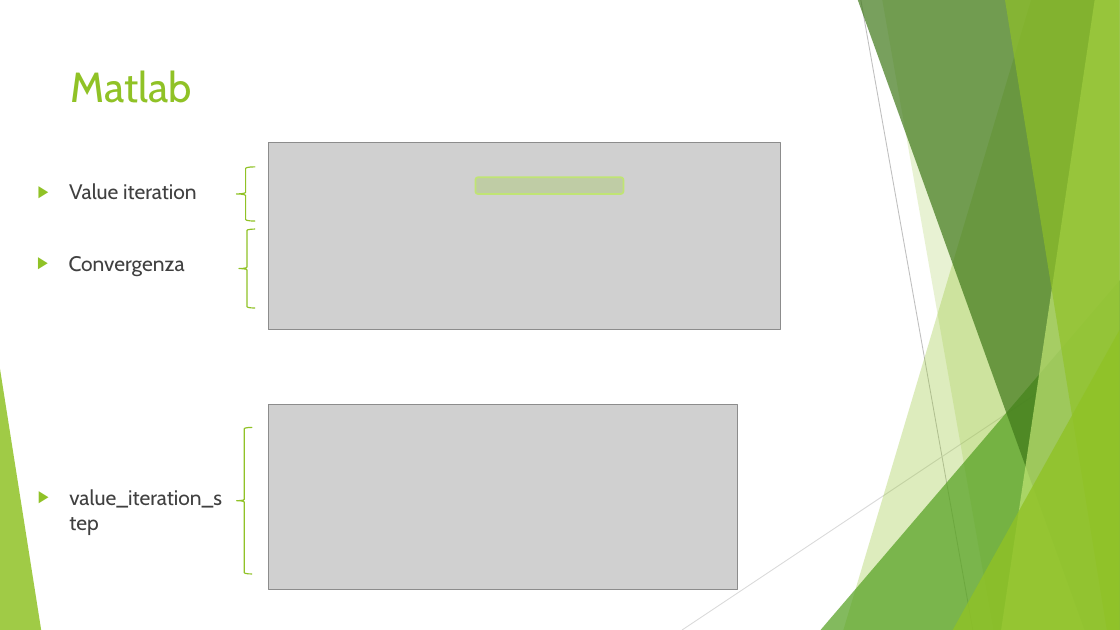
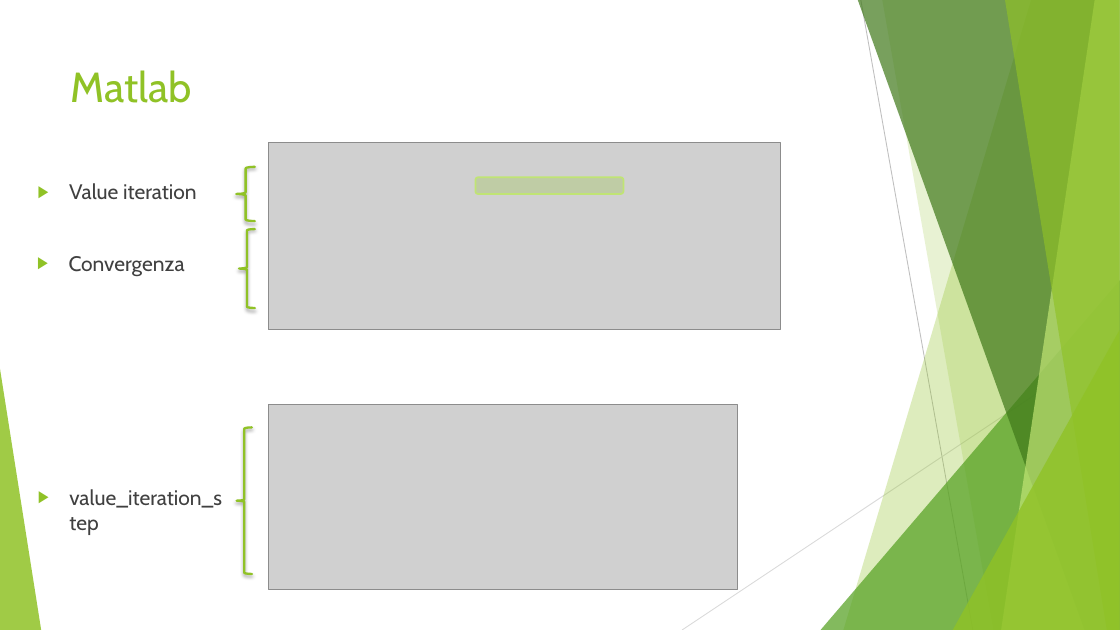
Before and after one commit to costanzagiacona/MRL, a slide deck: slide 15 of Gambler.pptx. Drawn at 1120x630 pixels with LibreOffice and Linux fonts; fonts in the diff are those of the drawing; grey boxes stand for pictures. Boxes give left, top, right and bottom in pixels: in the first picture for what was removed or moved away, otherwise in the second. Text is boxed around its words. In the diff, an @@ line names an element or a change of style, - is before the commit and + after.

```diff
--- a/Gambler.pptx
+++ b/Gambler.pptx
@@ outline #90C226 1 pt to #90C226 2 pt; shadow on in 3 elements at (236, 167, 255, 222), (239, 229, 255, 308), (237, 428, 252, 574) @@
```
Also in this commit, not shown: 3 other slides changed, 2 other files.
